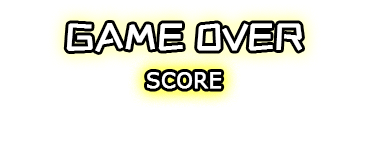
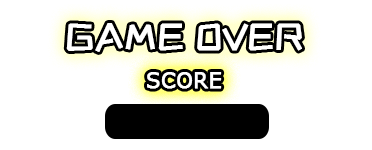
Layers edited between the first and the second 372×150 image:
added layer "Rounded Rectangle 1" above "SCORE" over bbox(105, 104, 269, 139)
